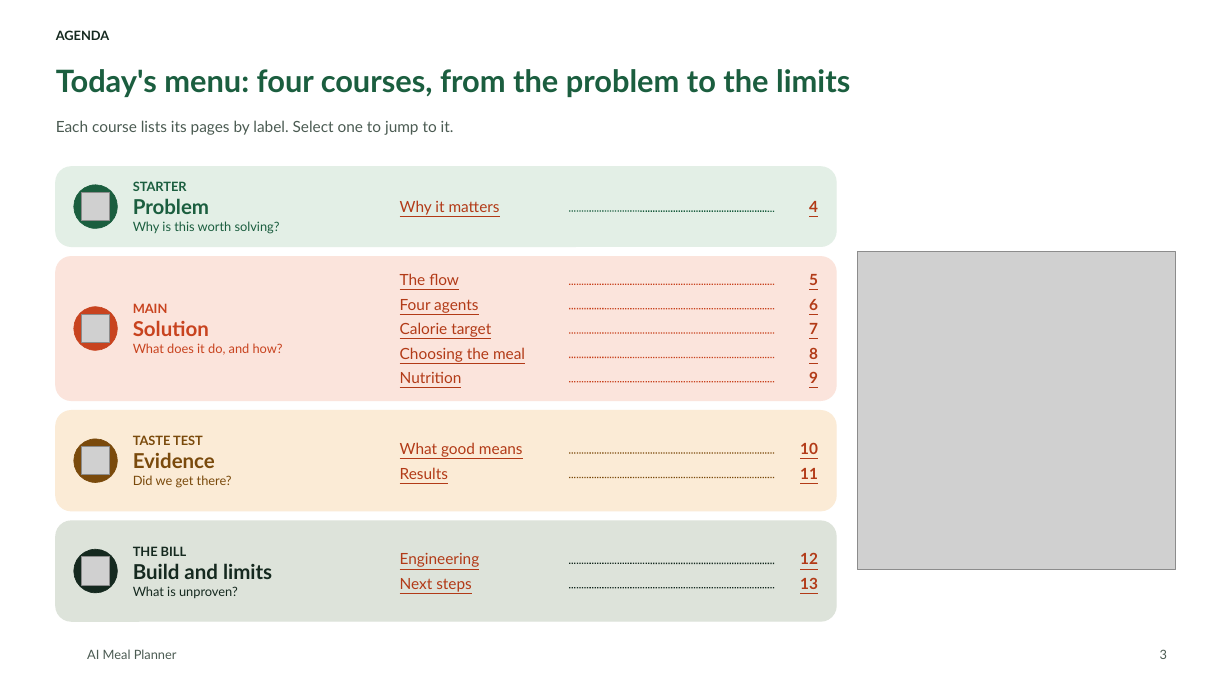
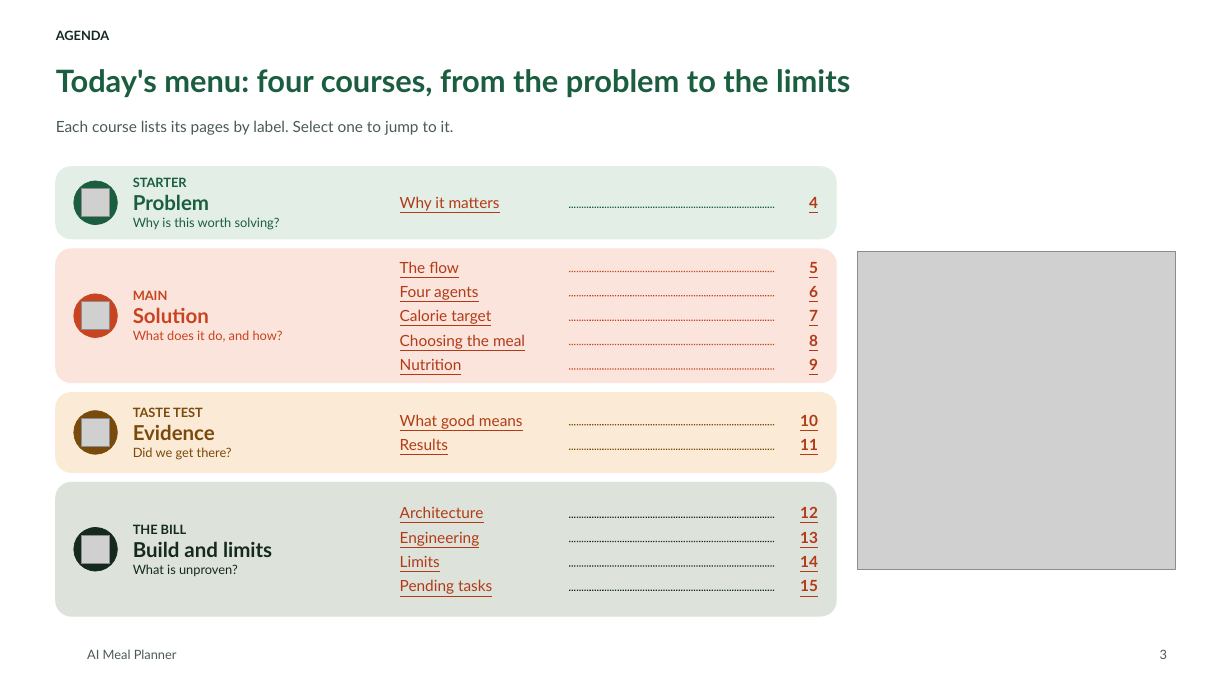
Before and after one commit to tuannm3812/ai-meal-planner, a slide deck: slide 3 of docs/showcase/ai-meal-planner-deck.pptx. Drawn at 1232x693 pixels with LibreOffice and Linux fonts; fonts in the diff are those of the drawing; grey boxes stand for pictures; background and template pictures are left out. Boxes give left, top, right and bottom in pixels: in the first picture for what was removed or moved away, otherwise in the second. Text is boxed around its words. In the diff, an @@ line names an element or a change of style, - is before the commit and + after.

```diff
--- a/docs/showcase/ai-meal-planner-deck.pptx
+++ b/docs/showcase/ai-meal-planner-deck.pptx
@@ rounded rectangle: place and size @@
-rounded rectangle at [55,167,836,247]
+rounded rectangle at [55,167,836,239]
@@ text "STARTER": place and size @@
-text "STARTER" at [133,181,280,234]
+text "STARTER" at [133,177,280,230]
@@ 2 texts, 1 picture, 1 ellipse, 1 line: place and size @@
-2 texts, 1 picture, 1 ellipse, 1 line at [74,185,818,228]
+2 texts, 1 picture, 1 ellipse, 1 line at [74,181,818,225]
@@ rounded rectangle: place and size @@
-rounded rectangle at [55,257,836,401]
+rounded rectangle at [55,249,836,382]
@@ text "MAIN": place and size @@
-text "MAIN" at [133,303,283,355]
+text "MAIN" at [133,290,283,342]
@@ line moved from (569, 333) - (775, 333) to (569, 321) - (775, 321) @@
@@ 10 texts, 4 lines, 1 picture, 1 ellipse: place and size @@
-10 texts, 4 lines, 1 picture, 1 ellipse at [74,273,818,383]
+10 texts, 4 lines, 1 picture, 1 ellipse at [74,261,818,370]
@@ proportions changed in 4 elements at [55,167,836,239], [55,249,836,382], [55,482,836,616], [55,393,836,472] @@
@@ rounded rectangle: place and size @@
-rounded rectangle at [55,410,836,510]
+rounded rectangle at [55,393,836,472]
@@ text "TASTE TEST": place and size @@
-text "TASTE TEST" at [133,435,232,488]
+text "TASTE TEST" at [133,407,232,460]
@@ 2 texts, 1 picture: place and size @@
-2 texts, 1 picture at [81,442,818,475]
+2 texts, 1 picture at [81,414,818,447]
@@ 2 texts, 2 lines, 1 ellipse: place and size @@
-2 texts, 2 lines, 1 ellipse at [74,439,818,482]
+2 texts, 2 lines, 1 ellipse at [74,410,818,454]
@@ rounded rectangle: place and size @@
-rounded rectangle at [55,521,836,621]
+rounded rectangle at [55,482,836,616]
@@ text "THE BILL": place and size @@
-text "THE BILL" at [133,546,272,598]
+text "THE BILL" at [133,524,272,576]
@@ text added at [400,506,484,518], 12 pt, text #B23A17, underline @@
+Architecture
@@ 1 picture, 1 ellipse, 1 text: place and size @@
-1 picture, 1 ellipse, 1 text at [74,549,480,592]
+1 picture, 1 ellipse, 1 text at [74,528,480,571]
@@ text added at [400,556,440,567], 12 pt, text #B23A17, underline @@
+Limits
@@ 2 texts, 2 lines: place and size @@
-2 texts, 2 lines at [569,552,818,589]
+2 texts, 2 lines at [569,506,818,543]
@@ line added from (569, 566) to (775, 566), #15291F 1 pt dashed @@
@@ text added at [800,556,818,567], 12 pt, text #B23A17, bold, underline @@
+14
@@ text removed at [400,578,472,592] @@
-Next steps
@@ text added at [400,579,492,594], 12 pt, text #B23A17, underline @@
+Pending tasks
@@ line added from (569, 591) to (775, 591), #15291F 1 pt dashed @@
@@ text added at [800,580,818,591], 12 pt, text #B23A17, bold, underline @@
+15
```
Also in this commit, not shown: 4 other slides changed, 3 slides added, 1 slide removed, 18 other files.
